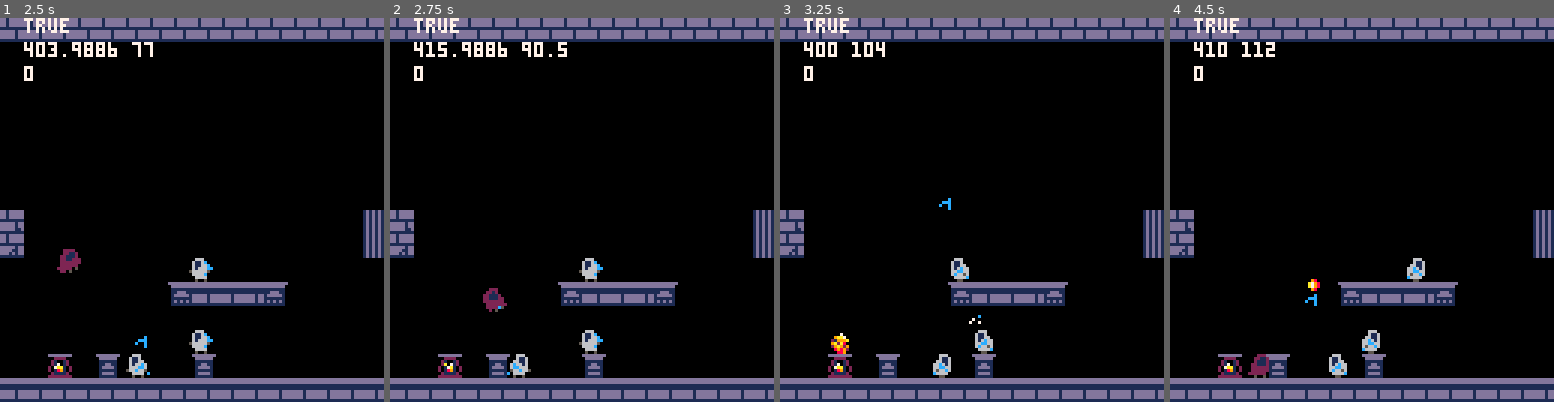
Above: before the commit, frames 1-4 (left to right).
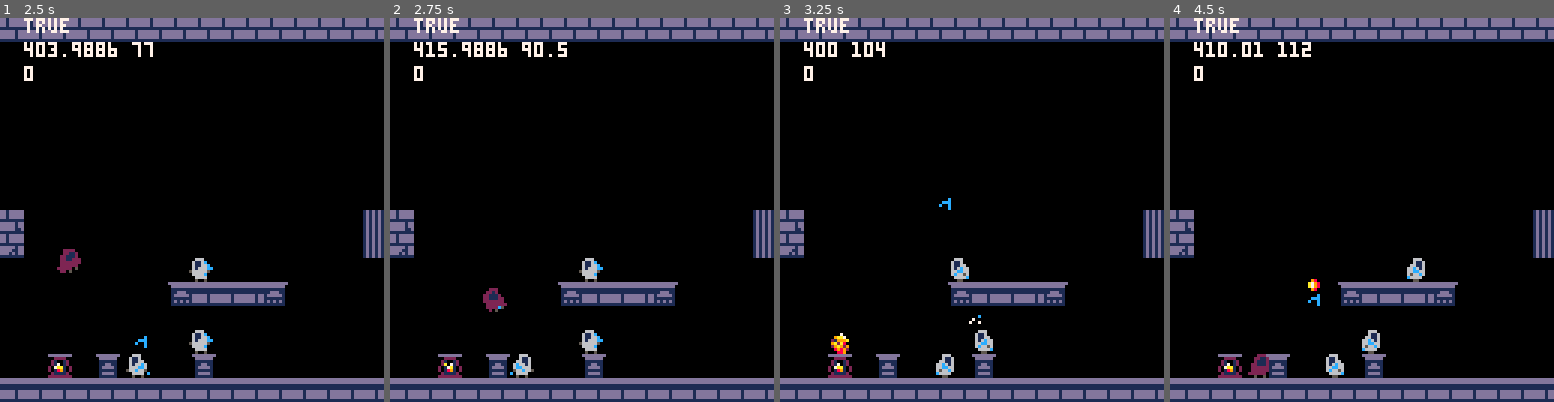
Above: after the commit, the same moments.

Repository: NunoDasNeves/pathofagni-pico8
Game: PICO-8 cartridge jumper.p8
The game is run twice, just before and just after one commit, with the same random seed, the same clock (stepped at 60 frames per second) and the same inputs.
Inputs:
- Up to frame 1 (2.5 s): tap X (X key) at 0.33, 1.07, 1.85 s; tap O (Z key) at 0.7, 1.7, 2.1 s; hold Right 1.6-2.1 s; hold Up 2.15-2.42 s; hold Right from 2.47 s (still down)
- Up to frame 2 (2.75 s): keep holding Right; tap O (Z key) at 2.5 s
- Up to frame 3 (3.25 s): tap O (Z key) at 2.9 s; tap X (X key) at 2.97 s; release Right at 3.03 s; hold Left from 3.08 s (still down)
- Up to frame 4 (4.5 s): tap O (Z key) at 3.3, 3.7, 4.1 s; release Left at 3.58 s; hold Down 3.63-3.97 s; hold Right from 4.02 s (still down); tap X (X key) at 4.08 s

Frame 1 is identical in both runs. In frame 2, 0.2% of the frame differs, in the area x 30-38%, y 87-94%; in frame 3, 0.2%; in frame 4, 0.5%, in the area x 16-47%, y 6-94%.

Commit message:
work on collision. bat bounces off room border

Diff:
--- a/jumper.p8
+++ b/jumper.p8
@@ -235,12 +235,16 @@
 		update = update_bat,
 		burn = burn_bat,
 		w = 7,
-		h = 7,
+		h = 6,
 		range = 8*8,
 		dircount = 0,
 		xspeed = 0.5,
 		yspeed = 0.4,
-		randdir = {x=1,y=1}
+		randdir = {x=1,y=1},
+		cx = 0,
+		cy = 0,
+		cw = 7,
+		ch = 6,
 	},
 	[100] = { -- thrower
 	 update = update_thrower,
@@ -424,7 +428,7 @@
 	 end
 	 newx = pushx
 	 if (coll_edge(t,newx,t.y+t.h) or
-	 	   coll_room_border(t,newx)) then
+	 	   coll_room_border(t)) then
 	  t.rght = not t.rght
 	 end
 
@@ -455,83 +459,6 @@
 	 b.vy = 0.6
 	 b.deadf = 20
 	end
-end
-
-function coll_edge(t,newx,fty)
- -- t = {
- --   ftx -- foot x offset
- --   ftw -- foot width
- -- }
- -- fty = foot y
- -- return true if 1 px from edge
- local tftxl = newx + t.ftx
- local tftxr = tftxl + t.ftw
- if (not (collmap(tftxl-1,fty,0) and
-		   collmap(tftxr+1,fty,0))) then
-	 return true
-	end
- return false
-end
-
-function coll_walls(t,newx)
- -- t = {
- --   y  -- coord
- --   cx -- coll x offset
- --   cw -- coll width
- --   cy -- coll y offset
- --   ch -- coll height
- --   vx -- x vel
- -- return newx pushed out of wall
- local cl = newx + t.cx
- local cr = cl + t.cw
- local ct = t.y + t.cy
- local cb = ct + t.ch
- -- only check left or right
- local cx = cr
- if (t.vx < 0) then
-  cx = cl
- end
- if ((t.vx != 0)
-     and
-     (collmap(cx,ct,1) or
- 	    collmap(cx,cb,1))
- 	  ) then
-   -- push out of wall
-   if (cx == cl) then
-   	newx = roundup(cx, 8) - t.cx - 1
-   else
-   	newx = rounddown(cx, 8) - t.w + t.cx + 1
-   end
- end
- return newx
-end
-
-function coll_room_border(t,newx)
- -- t = {
- --   y  -- coord
- --   cx -- coll x offset
- --   cw -- coll width
- --   cy -- coll y offset
- --   ch -- coll height
- --   vx -- x vel
- -- return newx pushed back into room
- local cl = newx + t.cx
- local cr = cl + t.cw
- local ct = t.y + t.cy
- local cb = ct + t.ch
- -- only check left or right
- local cx = cr
- if (t.vx < 0) then
-  cx = cl
- end
- if ((t.vx != 0)
-     and
-     (not in_room(cx,ct) or
- 	    not in_room(cx,cb))
- 	  ) then
-   return true
- end
- return false
 end
 
 function loop_anim(t,speed,frames)
@@ -607,13 +534,17 @@
   b.vy -= 0.5
  end
 
- local newx = b.x + b.vx
- local newy = b.y + b.vy
-
-	-- todo coll walls/floor/ceiling...
-
- b.x = newx
- b.y = newy
+ --local newpos = move_coll(b)
+
+ --b.x = newpos.x
+ --b.y = newpos.y
+ if (coll_room_border(b)) then
+ 	b.dircount = 0
+		b.vx = 0
+		b.vy = 0
+ end
+ b.x += b.vx
+ b.y += b.vy
 
 	if (p.alive and
 	    hit_p(b.x,b.y,b.w,b.h)) then
@@ -1005,6 +936,150 @@
  	f.vy = 0
  	kill_fireball(f)
  end
+end
+
+-->8
+-- collision
+
+function coll_edge(t,newx,fty)
+ -- t = {
+ --   ftx -- foot x offset
+ --   ftw -- foot width
+ -- }
+ -- fty = foot y
+ -- return true if 1 px from edge
+ local tftxl = newx + t.ftx
+ local tftxr = tftxl + t.ftw
+ if (not (collmap(tftxl-1,fty,0) and
+		   collmap(tftxr+1,fty,0))) then
+	 return true
+	end
+ return false
+end
+
+function coll_walls(t,newx)
+ -- t = {
+ --   y  -- coord
+ --   cx -- coll x offset
+ --   cw -- coll width
+ --   cy -- coll y offset
+ --   ch -- coll height
+ --   vx -- x vel
+ -- return newx pushed out of wall
+ local cl = newx + t.cx
+ local cr = cl + t.cw
+ local ct = t.y + t.cy
+ local cb = ct + t.ch
+ -- only check left or right
+ local cx = cr
+ if (t.vx < 0) then
+  cx = cl
+ end
+ if ((t.vx != 0)
+     and
+     (collmap(cx,ct,1) or
+ 	    collmap(cx,cb,1))
+ 	  ) then
+   -- push out of wall
+   if (cx == cl) then
+   	newx = roundup(cx, 8) - t.cx-- - 1
+   else
+   	newx = rounddown(cx, 8) - t.cw - t.cx + 1
+   end
+ end
+ return newx
+end
+
+function move_coll(t)
+	-- t = {
+	--	  x  -- coord
+ --   y  -- coord
+ --   cx -- coll x offset
+ --   cw -- coll width
+ --   cy -- coll y offset
+ --   ch -- coll height
+ --   vx -- x vel
+ --	  vy -- y vel
+ -- }
+ -- return {x, y} pushed out of wall
+
+	local newx = t.x + t.vx
+	local newy = t.y + t.vy
+ local cl = newx + t.cx
+ local cr = cl + t.cw
+ local ct = newy + t.cy
+ local cb = ct + t.ch
+
+ -- only check corner in direction of vx,vy
+ local cx = cl
+ if (t.vx > 0) then
+  cx = cr
+ end
+
+ local cy = ct
+ if (vy > 0) then
+  cy = cb
+  -- platform
+  if (collmap(cx,cy,0)) then
+  	newy = rounddown(cy,8) - t.ch - t.cy - 1
+  end
+ elseif (vy < 0) then
+		-- ceiling
+		if (collmap(cx,cy,2)) then
+			newy = roundup(cy,8) - t.cy
+		end
+ end
+
+	-- todo cx
+
+	return {x=newx,y=newy}
+end
+
+function coll_room_border(t)
+ -- t = {
+ --	  x  -- coord
+ --   y  -- coord
+ --   cx -- coll x offset
+ --   cw -- coll width
+ --   cy -- coll y offset
+ --   ch -- coll height
+ --   vx -- x vel
+ --	  vy -- y vel
+ -- }
+ -- apply vx, vy, and
+ -- return true if moving into edge of room
+ local newx = t.x + t.vx
+ local newy = t.y + t.vy
+ local cl = newx + t.cx
+ local cr = cl + t.cw
+ local ct = newy + t.cy
+ local cb = ct + t.ch
+ -- only check left or right
+ local cx = cr
+ if (t.vx < 0) then
+  cx = cl
+ end
+ if ((t.vx != 0)
+     and
+     (not in_room(cx,ct) or
+ 	    not in_room(cx,cb))
+ 	  ) then
+   return true
+ end
+
+ local cy = cb
+ if (t.vy < 0) then
+  cy = ct
+ end
+ if ((t.vy != 0)
+     and
+     (not in_room(cl,cy) or
+ 	    not in_room(cr,cy))
+ 	  ) then
+   return true
+ end
+
+ return false
 end
 
 __gfx__
